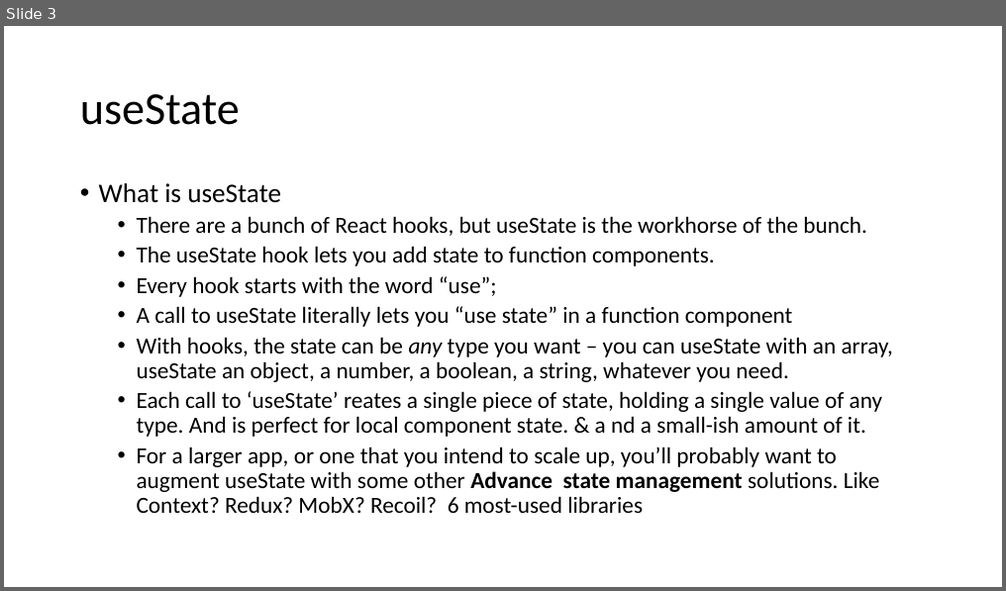
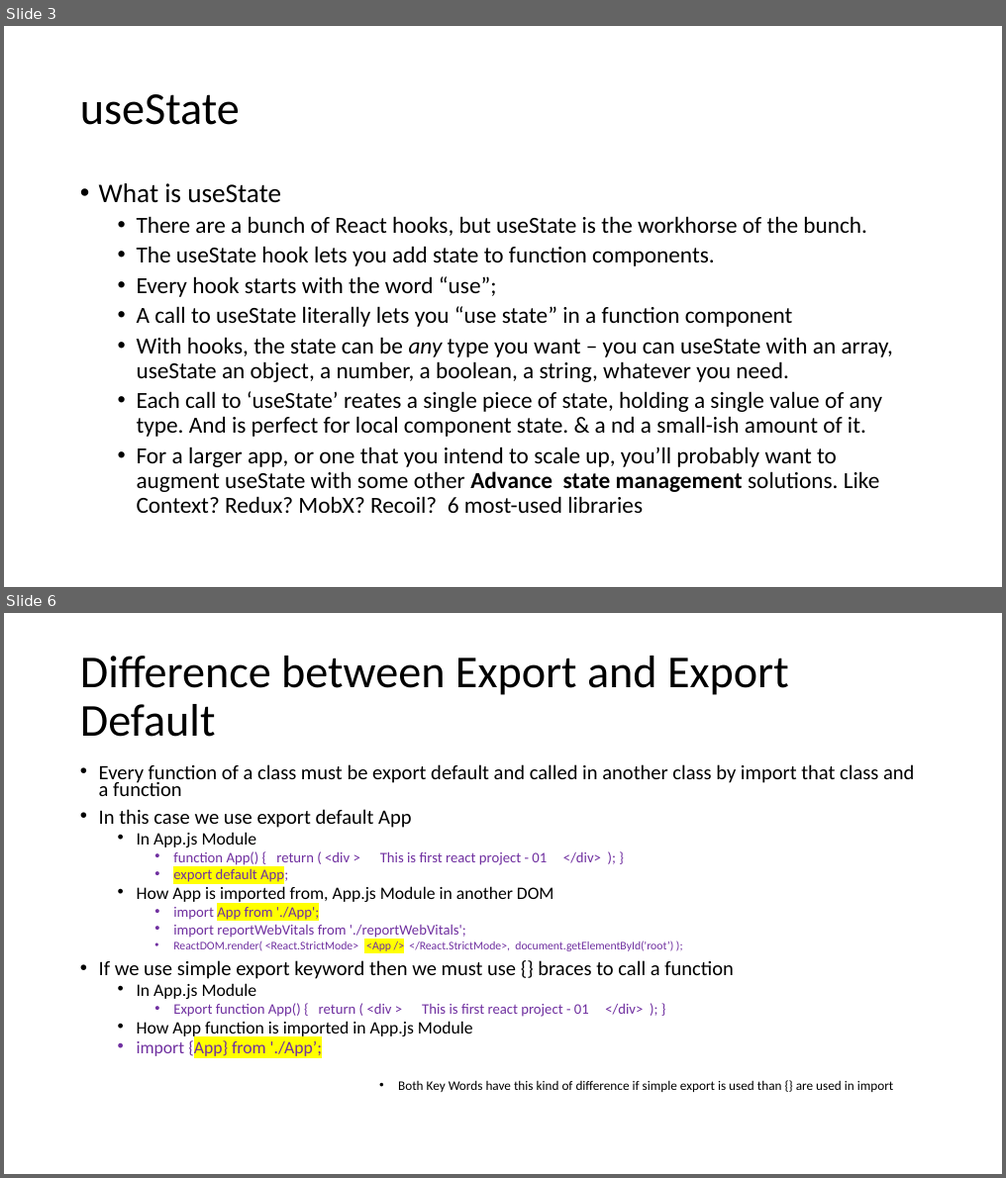
Before and after one commit to gqadirdepar/reactproj1, a slide deck: reactproj1.pptx. Shown one above the other, each under a label of ours: slide 3 before the commit, slides 3 and 6 after it; the slides between them are not shown. The pictures are 1006x591 and 1006x1178 pixels, drawn with LibreOffice and Linux fonts; fonts in the diff are those of the drawing. Boxes give left, top, right and bottom in pixels: in the first picture for what was removed or moved away, otherwise in the second. Text is boxed around its words. In the diff, an @@ line names an element or a change of style, - is before the commit and + after.

```diff
--- a/reactproj1.pptx
+++ b/reactproj1.pptx
@@ slide 6 added at bbox=[4, 613, 1002, 1174], background #FFFFFF @@
@@ title added at bbox=[80, 656, 789, 737], 44 pt, text #000000 @@
+Difference between Export and Export Default
@@ text added at bbox=[99, 764, 914, 1092], 14 pt, text #000000 @@
+• Every function of a class must be export default and called in another class by import that class and a function
+• In this case we use export default App
+  • In App.js Module
+    • function App() { return ( <div > This is first react project - 01 </div> ); }
+    • export default App;
+  • How App is imported from, App.js Module in another DOM
+    • import App from './App';
+    • import reportWebVitals from './reportWebVitals';
+    • ReactDOM.render( <React.StrictMode> <App /> </React.StrictMode>, document.getElementById('root’) );
+• If we use simple export keyword then we must use {} braces to call a function
+  • In App.js Module
+    • Export function App() { return ( <div > This is first react project - 01 </div> ); }
+  • How App function is imported in App.js Module
+  • import {App} from './App’;
+                • Both Key Words have this kind of difference if simple export is used than {} are used in import
```
Also in this commit, not shown: 2 other slides added, 3 other files.
